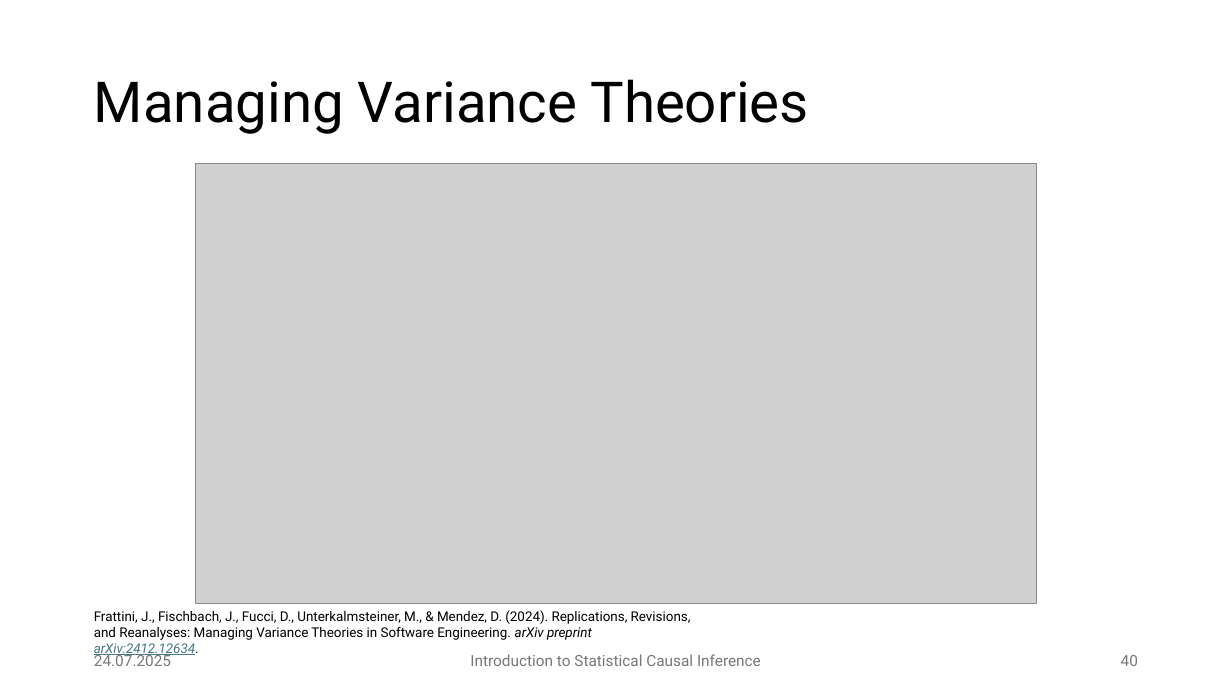
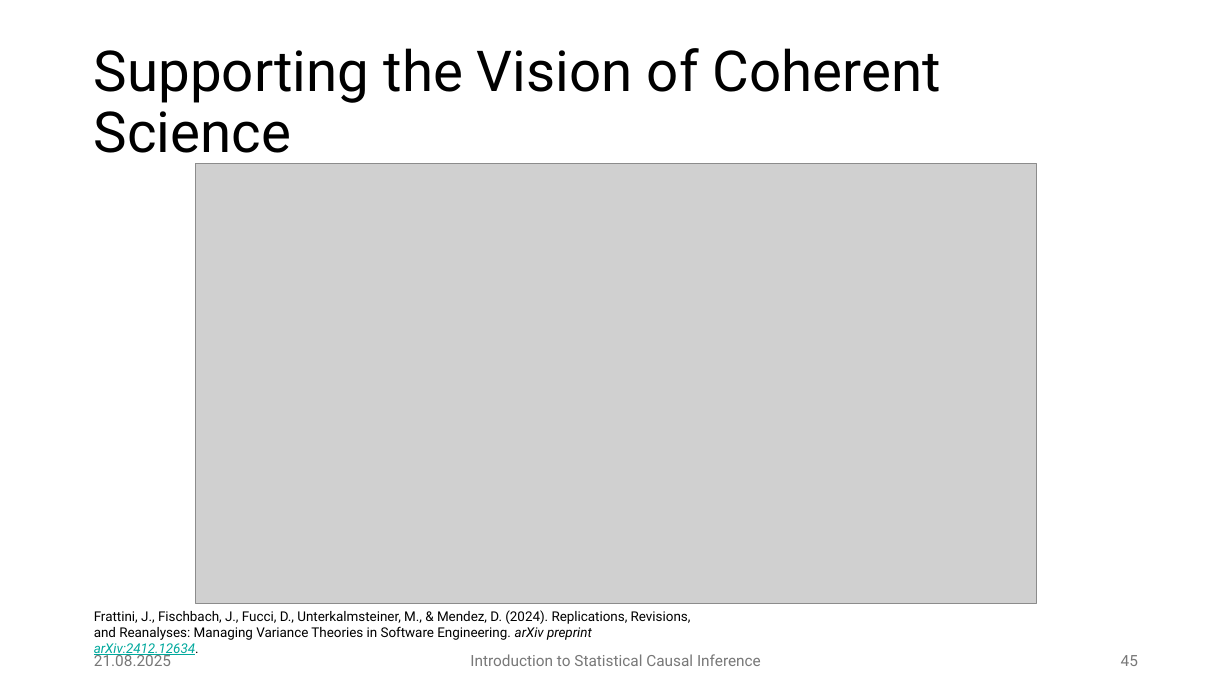
Before and after one commit to JulianFrattini/bda4sci, a slide deck: slide 45 of version2/slides/intro-sci.pptx (slide 40 before the commit). Drawn at 1232x693 pixels with LibreOffice and Linux fonts; fonts in the diff are those of the drawing; grey boxes stand for pictures. Boxes give left, top, right and bottom in pixels: in the first picture for what was removed or moved away, otherwise in the second. Text is boxed around its words. In the diff, an @@ line names an element or a change of style, - is before the commit and + after.

```diff
--- a/version2/slides/intro-sci.pptx
+++ b/version2/slides/intro-sci.pptx
@@ title at [94,48,941,166]: text changed @@
-Managing Variance Theories
+Supporting the Vision of Coherent Science
@@ text "Frattini, J., Fischbach, J., Fucci, ..." at [94,610,691,657]: text colour #467886 to #00A99D in "arXiv:2412.12634." @@
@@ text at [94,654,171,666]: text changed @@
-24.07.2025
+21.08.2025
@@ page number at [1121,655,1138,666]: text changed @@
-40
+45
```
Also in this commit, not shown: 42 other slides changed, 6 slides added, 3 slides removed, 3 other files.
